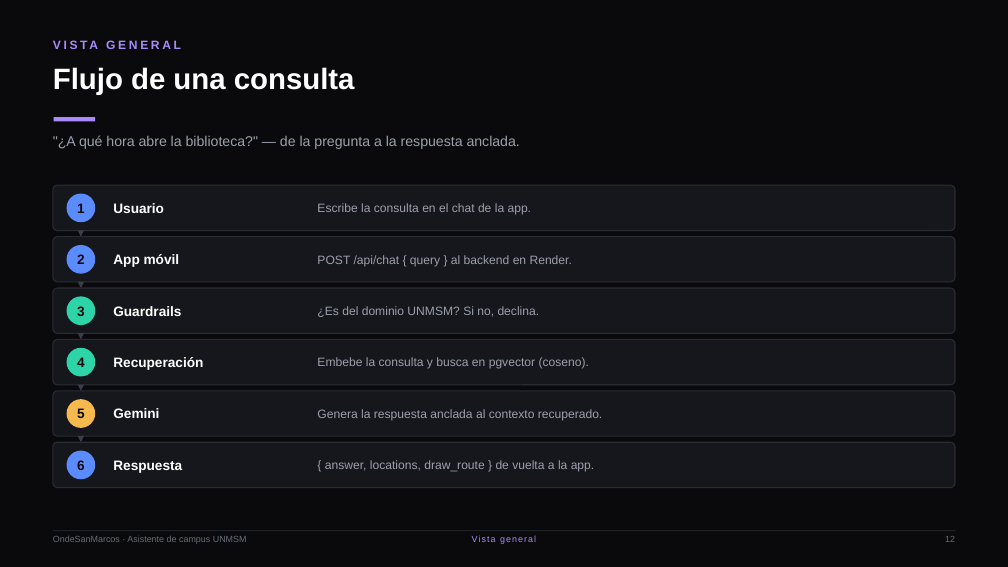
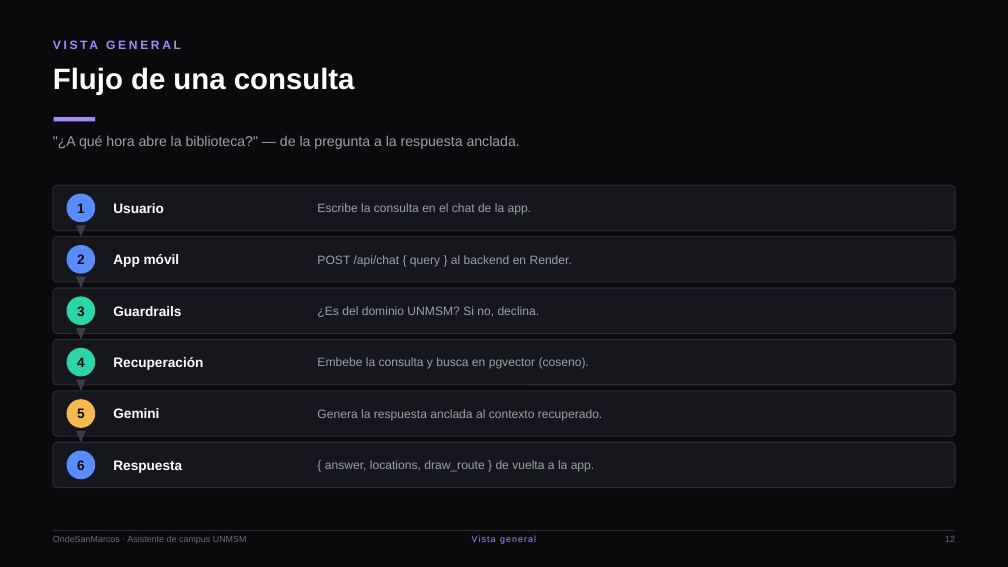
Before and after one commit to frank777ch/OndeSanMarcos, a slide deck: slide 12 of presentation/OndeSanMarcos.pptx. Drawn at 1008x567 pixels with LibreOffice and Linux fonts; fonts in the diff are those of the drawing. Boxes give left, top, right and bottom in pixels: in the first picture for what was removed or moved away, otherwise in the second. Text is boxed around its words. In the diff, an @@ line names an element or a change of style, - is before the commit and + after.

Commit message:
fix(presentation): draw connectors as shapes for Canva import
Canva drops line-type elements (S.line) when importing a PPTX, which would
erase every arrow and connector in the diagrams. Replace the line helper with
rotated thin rectangles for segments and native triangles for arrowheads, so
all connectors are shapes (rect/triangle) that survive the import. Dashed
connectors are composed of short rectangle dashes.

```diff
--- a/presentation/OndeSanMarcos.pptx
+++ b/presentation/OndeSanMarcos.pptx
@@ triangle added at [76,225,86,237], fill #3B3E4A @@
@@ rectangle added at [80,230,81,231], fill #3B3E4A @@
@@ arrow removed from (81, 231) to (81, 237) @@
@@ triangle added at [76,277,86,288], fill #3B3E4A @@
@@ rectangle added at [80,281,81,282], fill #3B3E4A @@
@@ arrow removed from (81, 282) to (81, 288) @@
@@ triangle added at [76,328,86,340], fill #3B3E4A @@
@@ rectangle added at [80,333,81,333], fill #3B3E4A @@
@@ arrow removed from (81, 333) to (81, 340) @@
@@ triangle added at [76,380,86,391], fill #3B3E4A @@
@@ rectangle added at [80,384,81,385], fill #3B3E4A @@
@@ arrow removed from (81, 385) to (81, 391) @@
@@ triangle added at [76,431,86,442], fill #3B3E4A @@
@@ rectangle added at [80,436,81,436], fill #3B3E4A @@
@@ arrow removed from (81, 436) to (81, 442) @@
@@ line removed from (53, 531) to (955, 531) @@
@@ rectangle added at [53,530,955,531], fill #2A2C35 @@
```
Also in this commit, not shown: 40 other slides changed, 1 other file.
